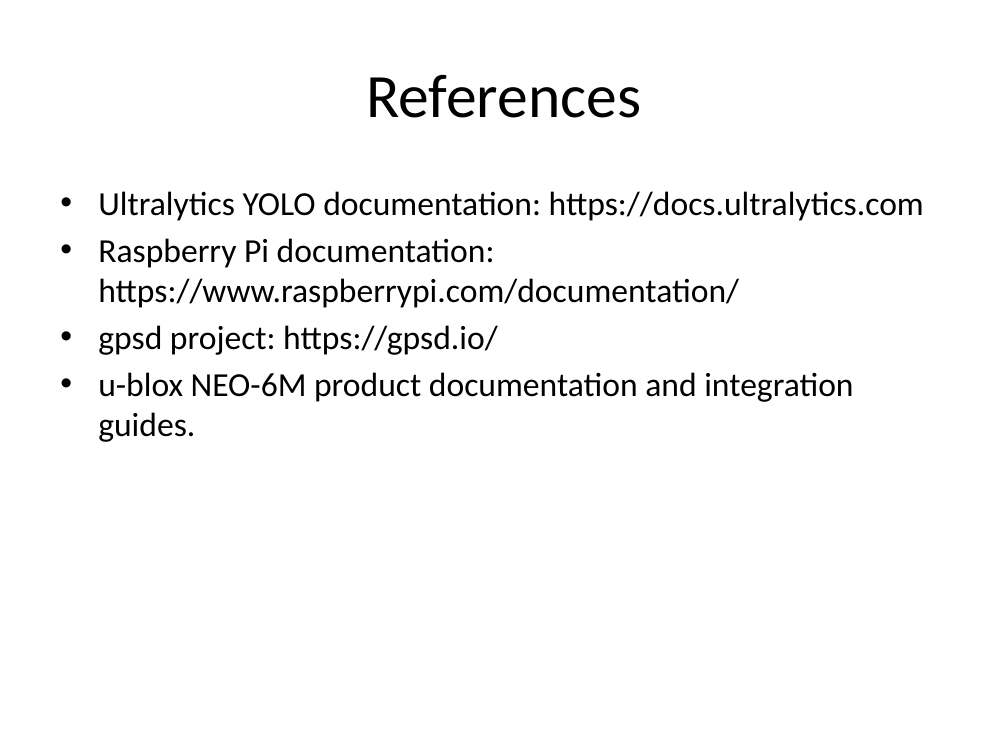
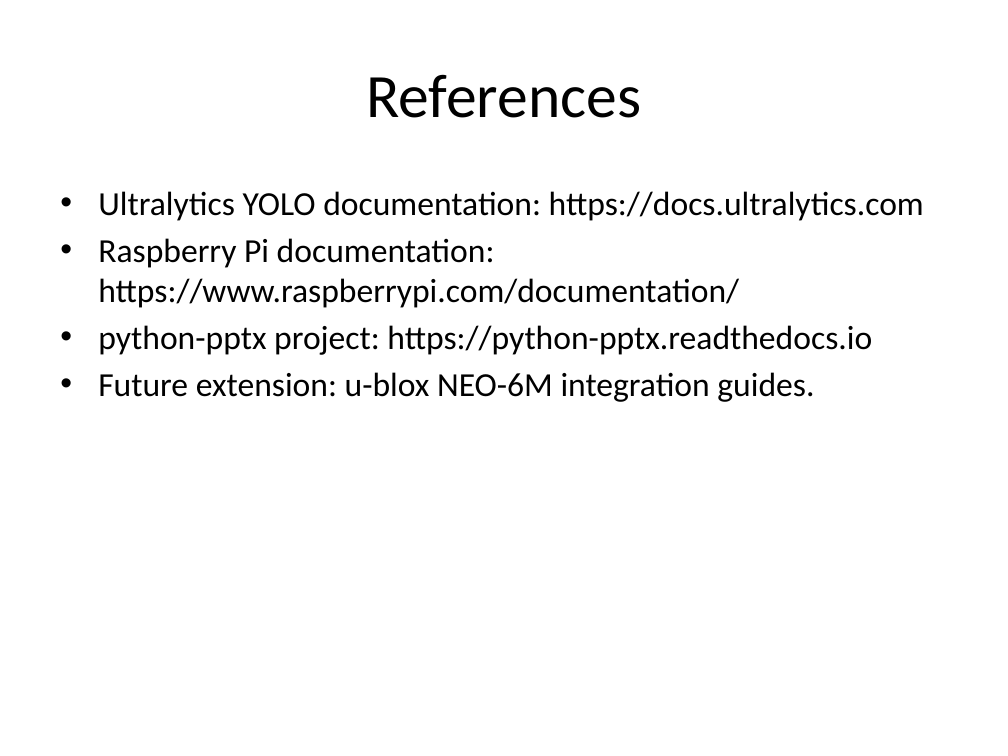
Before and after one commit to Josh7511/pothole-detection, a slide deck: slide 9 of Pothole_Detection_Presentation.pptx. Drawn at 1008x756 pixels with LibreOffice and Linux fonts; fonts in the diff are those of the drawing. Boxes give left, top, right and bottom in pixels: in the first picture for what was removed or moved away, otherwise in the second. Text is boxed around its words. In the diff, an @@ line names an element or a change of style, - is before the commit and + after.

```diff
--- a/Pothole_Detection_Presentation.pptx
+++ b/Pothole_Detection_Presentation.pptx
@@ text at (98, 325, 872, 402): text changed @@
-• gpsd project: https://gpsd.io/
-• u-blox NEO-6M product documentation and integration guides.
+• python-pptx project: https://python-pptx.readthedocs.io
+• Future extension: u-blox NEO-6M integration guides.
```
Also in this commit, not shown: 7 other slides changed, 5 other files.
